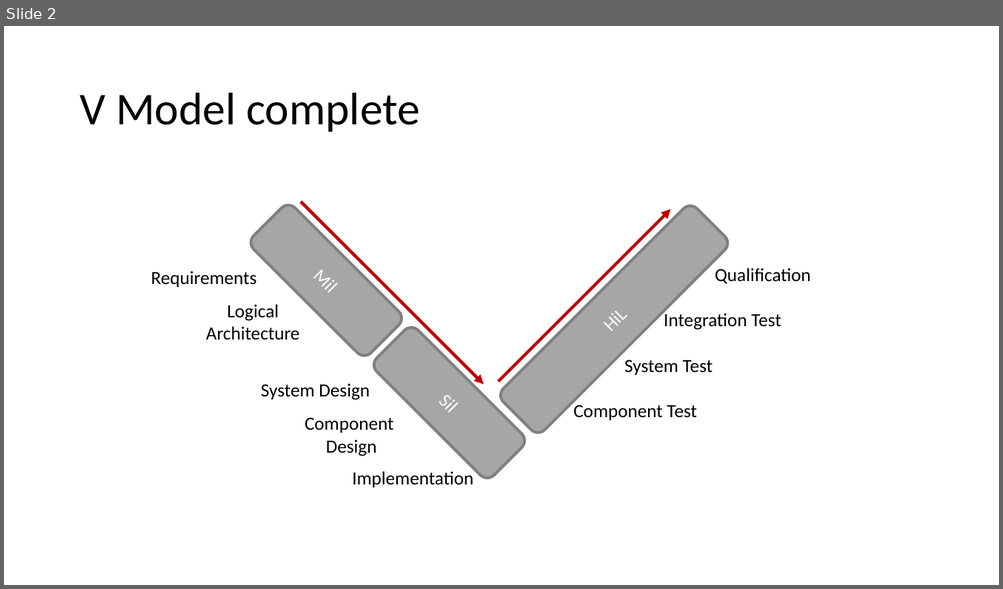
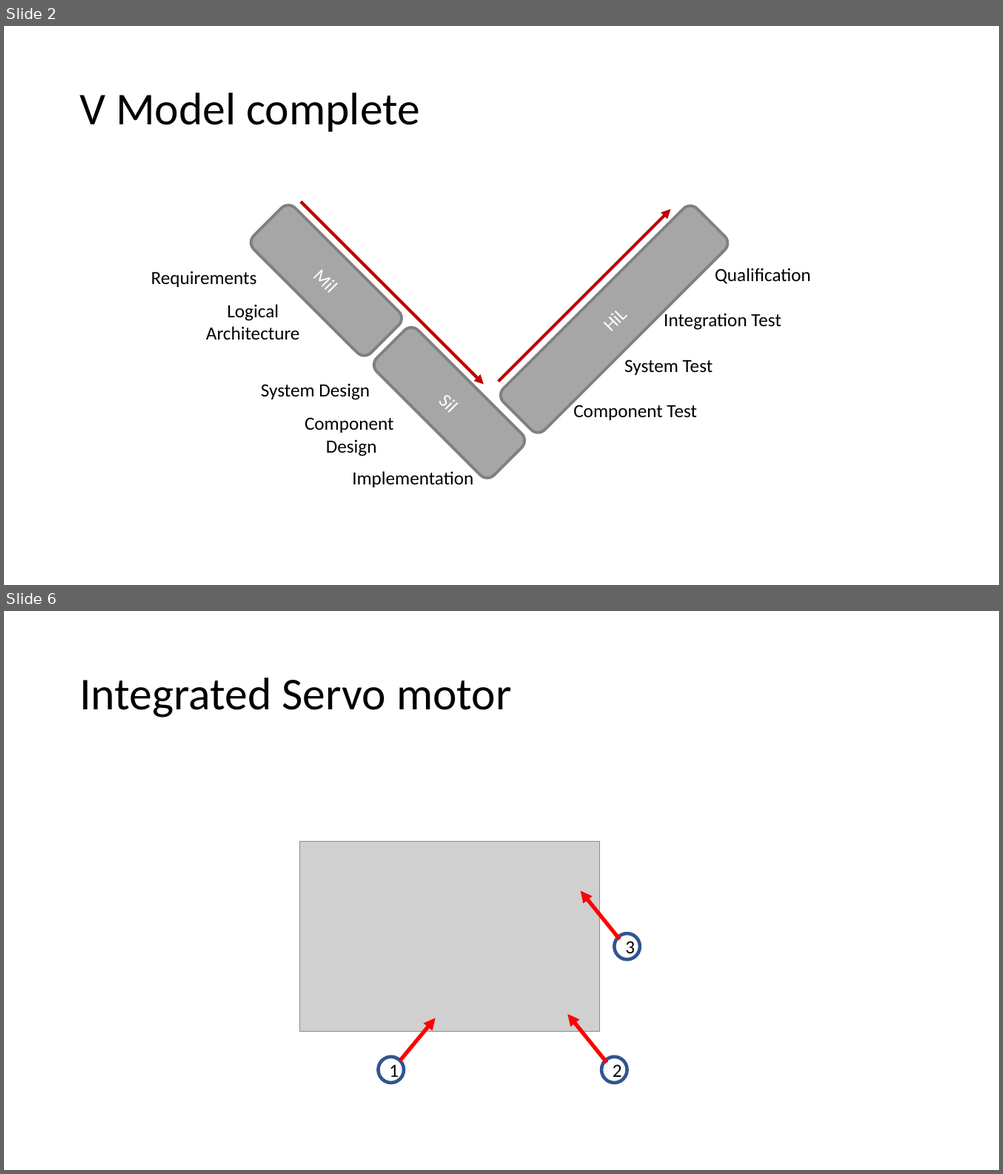
Before and after one commit to lukasschwoerer/MechProjELS, a slide deck: Report/Pictures/Pictures.pptx. Shown one above the other, each under a label of ours: slide 2 before the commit, slides 2 and 6 after it; the slides between them are not shown. The pictures are 1003x589 and 1003x1174 pixels, drawn with LibreOffice and Linux fonts; fonts in the diff are those of the drawing; grey boxes stand for pictures. Boxes give left, top, right and bottom in pixels: in the first picture for what was removed or moved away, otherwise in the second. Text is boxed around its words. In the diff, an @@ line names an element or a change of style, - is before the commit and + after.

```diff
--- a/Report/Pictures/Pictures.pptx
+++ b/Report/Pictures/Pictures.pptx
@@ slide 6 added at <box>4,611,999,1170</box>, background #FFFFFF @@
@@ title added at <box>79,678,512,718</box>, 44 pt, text #000000 @@
+Integrated Servo motor
@@ group added at <box>299,842,640,1083</box>: 3 ellipses, 3 arrows, 1 picture @@
+2
+1
+3
```
Also in this commit, not shown: 3 slides changed, 1 other slide added, 6 slides removed, 29 other files.
